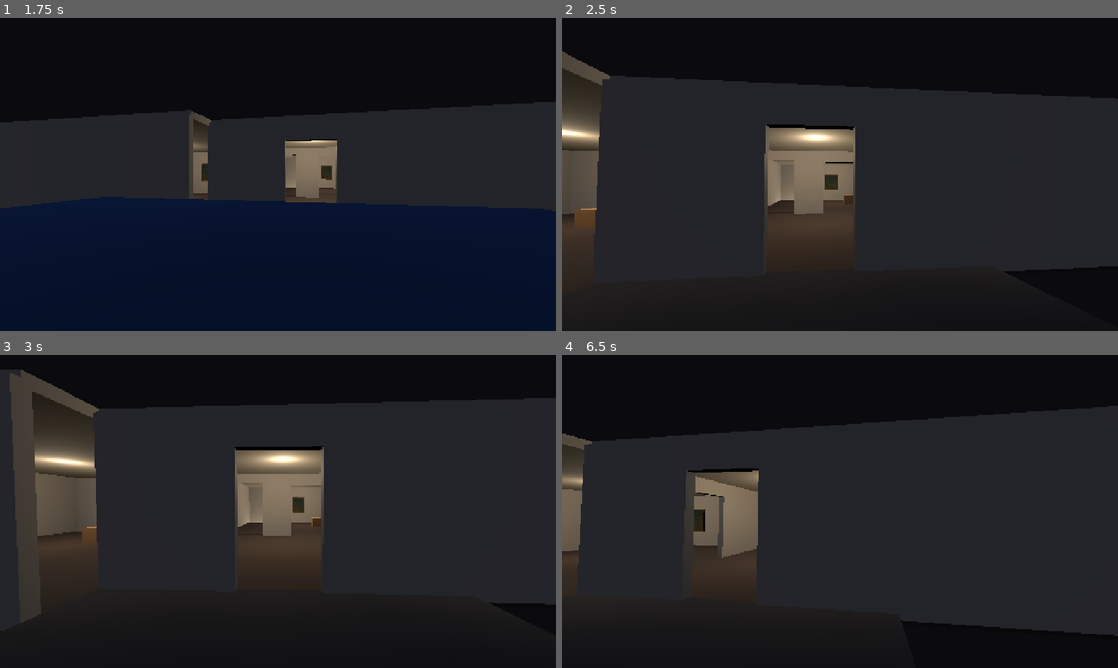
Above: before the commit, frames 1-4 (two rows, left to right).
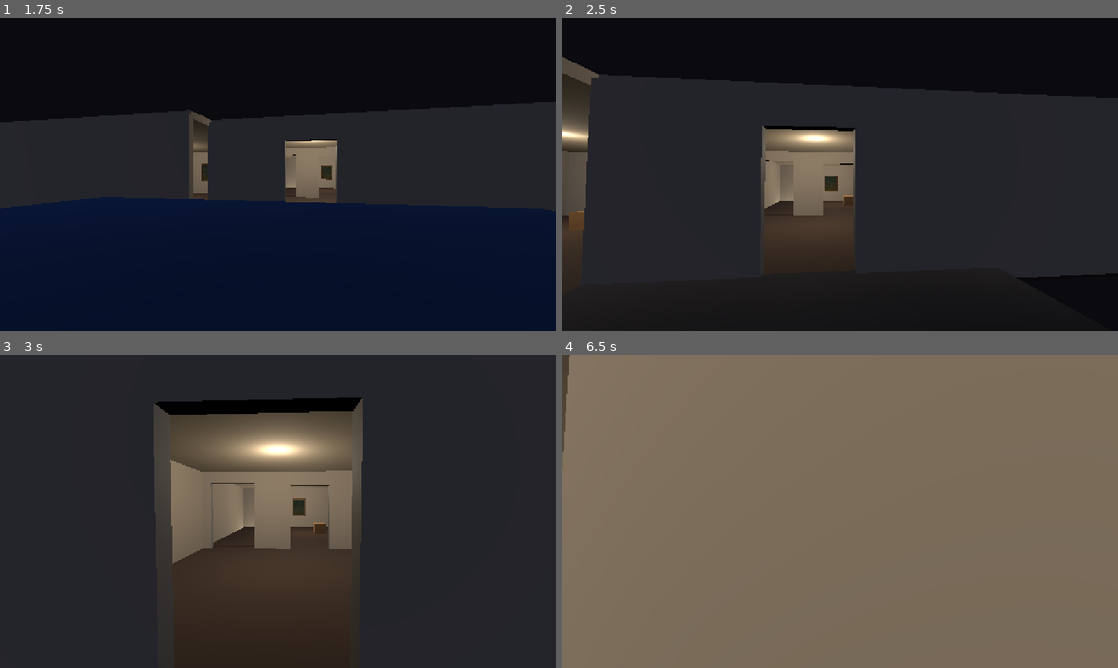
Above: after the commit, the same moments.

Repository: GameDevRocky/project-3
Game: Godot game, scene res://systems/core/main.tscn
The game is run twice, just before and just after one commit, with the same random seed, the same clock (stepped at 60 frames per second) and the same inputs.
Inputs (mouse positions are in pixels of both pictures, inside the frame that each line leads up to):
- Up to frame 1 (1.75 s): tap Enter at 0.5 s; move the mouse to (305, 174) at 0.52 s; hold E (interact) 0.53-1.28 s; hold W (move_forward) from 0.53 s (still down); click (305, 174) at 0.67 s; move the mouse to (250, 174) at 1.27 s; tap Shift (sprint) at 1.35 s
- Up to frame 2 (2.5 s): keep holding W (move_forward); move the mouse to (851, 168) at 2.02 s; tap Alt at 2.1 s
- Up to frame 3 (3 s): keep holding W (move_forward); move the mouse to (272, 517) at 2.77 s; tap Ctrl at 2.85 s; click (272, 517) at 2.92 s
- Up to frame 4 (6.5 s): move the mouse to (878, 514) at 3.52 s; tap C at 3.6 s; move the mouse to (795, 508) at 4.27 s; tap X at 4.35 s; move the mouse to (845, 511) at 5.02 s; tap G at 5.1 s; click (845, 511) at 5.17 s; tap Space at 5.75 s; move the mouse to (817, 505) at 5.77 s; release W (move_forward) at 5.78 s; hold D (move_right) from 5.78 s (still down); tap T at 5.85 s

Frame 1 is identical in both runs. In frame 2, 2.5% of the frame differs, in the area x 0-100%, y 10-83%; in frame 3, 44%; in frame 4, 97%, in the area x 0-100%, y 0-100%.

Commit message:
fix ramp angle again

Diff:
--- a/systems/core/main.tscn
+++ b/systems/core/main.tscn
@@ -59,7 +59,7 @@
 material = SubResource("Mat_Driveway")
 
 [node name="Porch" type="CSGBox3D" parent="HouseGeometry" unique_id=1007224990]
-transform = Transform3D(1, 0, 0, 0, 1, 0, 0, 0, 1, 0, 0.05, 1.5)
+transform = Transform3D(1, 0, 0, 0, 0.9979532, -0.063948825, 0, 0.063948825, 0.9979532, 0, 0.05, 1.5)
 size = Vector3(6, 0.3, 3)
 material = SubResource("Mat_Driveway")
 
